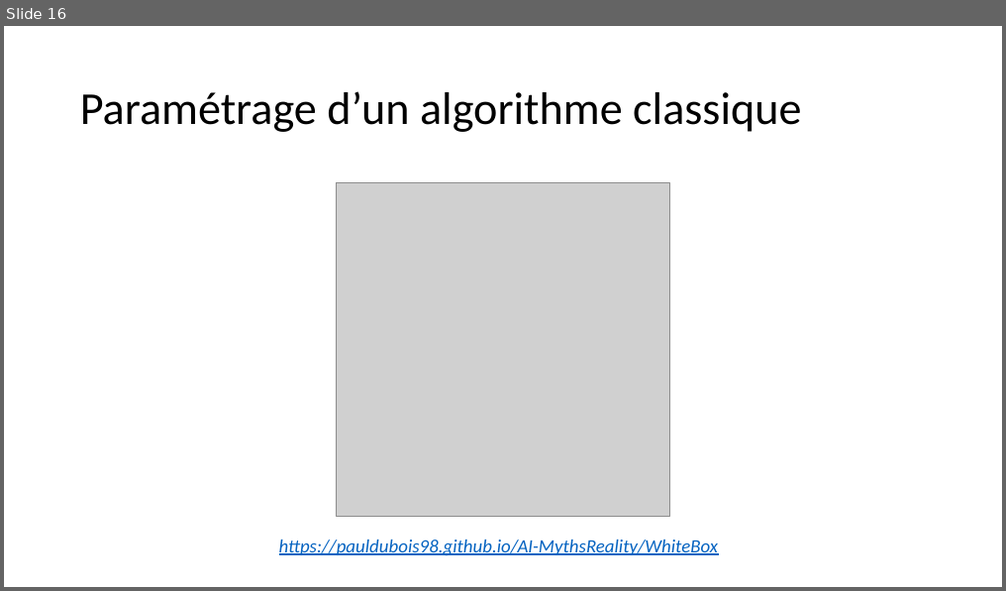
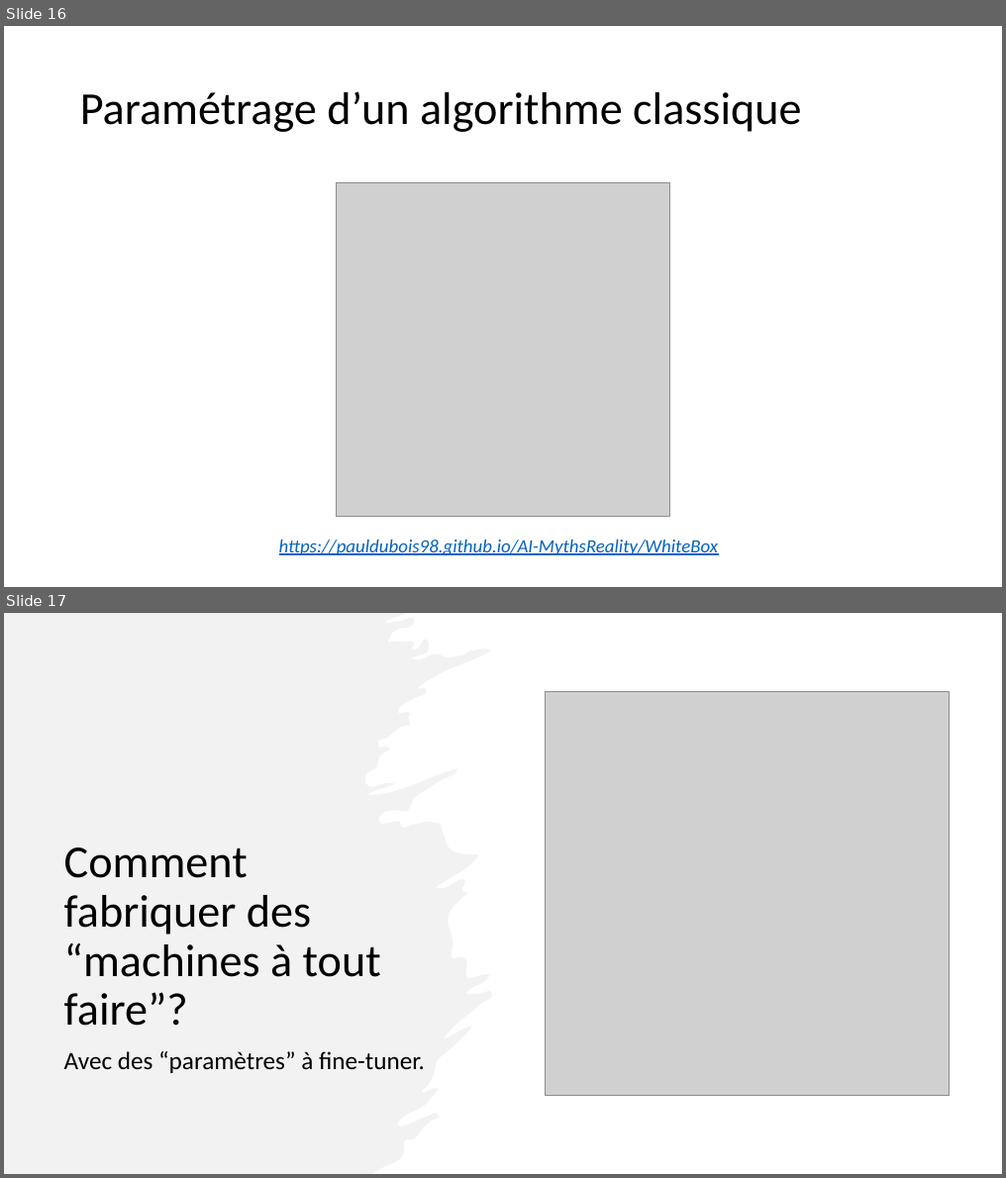
Before and after one commit to pauldubois98/AI-MythsReality, a slide deck: slides.pptx. Shown one above the other, each under a label of ours: slide 16 before the commit, slides 16 and 17 after it. The pictures are 1006x591 and 1006x1178 pixels, drawn with LibreOffice and Linux fonts; fonts in the diff are those of the drawing; grey boxes stand for pictures. Boxes give left, top, right and bottom in pixels: in the first picture for what was removed or moved away, otherwise in the second. Text is boxed around its words. In the diff, an @@ line names an element or a change of style, - is before the commit and + after.

Commit message:
added how to create complex machines

```diff
--- a/slides.pptx
+++ b/slides.pptx
@@ slide 17 added at [4, 613, 1002, 1174], background #FFFFFF @@
@@ freeform shape added at [4, 613, 492, 1174], fill #E7E6E6 at 50% opacity @@
@@ picture added at [545, 691, 948, 1096] @@
@@ title added at [64, 848, 381, 1026], 44 pt, text #000000 @@
+Comment fabriquer des “machines à tout faire”?
@@ text added at [64, 1052, 425, 1073], 24 pt, text #000000 @@
+Avec des “paramètres” à fine-tuner.
```
